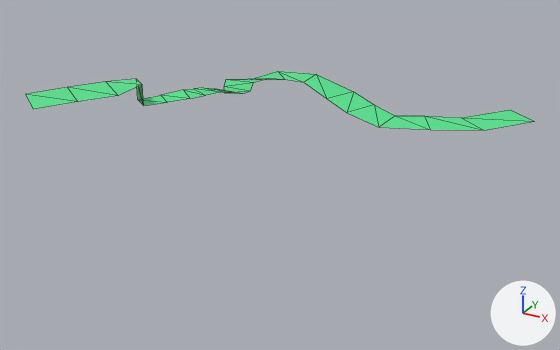
An edit to the glTF model GameProject/models/env/river.glb, drawn before and after from the same camera.
One viewpoint serves both versions: a camera (50 mm lens) standing at (126.8, -171.7, 73.1) and looking at (30.3, 3.8, -14.6). The lights are fixed; the arrows at lower right show +X, +Y and +Z. Mesh edges are drawn as thin lines. Vertices at the same position are counted once.
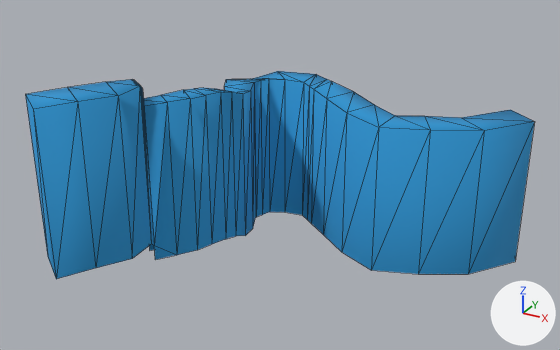
Changed parts and their boxes (x1, y1, x2, y2) in the pictures (560 x 350 px):
'Plane', reshaped (248% taller): before (26, 71, 534, 130); after (25, 71, 535, 279)
part 1 of me_plane_001, built on: before (106, 74, 354, 105); after (25, 74, 535, 279)
part 2 of me_plane_001, recoloured (green to blue): (26, 71, 534, 130) in both

The change, as a list of edits to the scene's bpy script:
```text
Add mat_material_5:
    mat_material_5 = principled_material('Material_5')
    mat_material_5.base_color = (0.0245, 0.291, 0.621)  # blue #2b93cf
    mat_material_5.roughness = 1.0
Change me_plane_001:
    used by ob_plane; location = (0.0, 0.0, 0.0)
    remove me_plane_001.from_pydata(...)  # 44 vertices, 42 faces; spans x -18.6..89.1, y -47.0..56.7, z -2.8..13.7
    add me_plane_001.from_pydata(...)  # 116 vertices, 176 faces; spans x -18.6..89.1, y -47.0..56.7, z -49.2..13.7
    me_plane_001 part 1
    3 vertices are removed from x -3.0..8.7, y -18.4..26.2, z 3.4..13.5
    10 faces are deleted
    29 vertices are added at x -3.9..26.4, y -19.5..45.6, z -45.2..13.5
    28 new vertices lie (0.0, 0.0, -46.4) away from vertices in x -18.6..89.1, y -47.0..56.7, z -2.8..13.7
    11 new vertices lie (0.0, 0.0, -46.5) away from vertices in x -0.4..65.6, y -13.3..36.4, z -2.2..8.8
    7 new vertices lie (0.0, 0.0, 46.5) away from vertices in x -3.0..26.4, y -18.4..45.6, z -45.2..-34.1
    144 new faces join them
    me_plane_001 part 2: 32 faces spanning x -18.6..89.1, y -47.0..56.7, z -2.8..13.7 switch from mat_water (green #53e78f) to mat_material_5 (blue #2b93cf)
    me_plane_001 part 3: the surface is now shaded smooth
```
